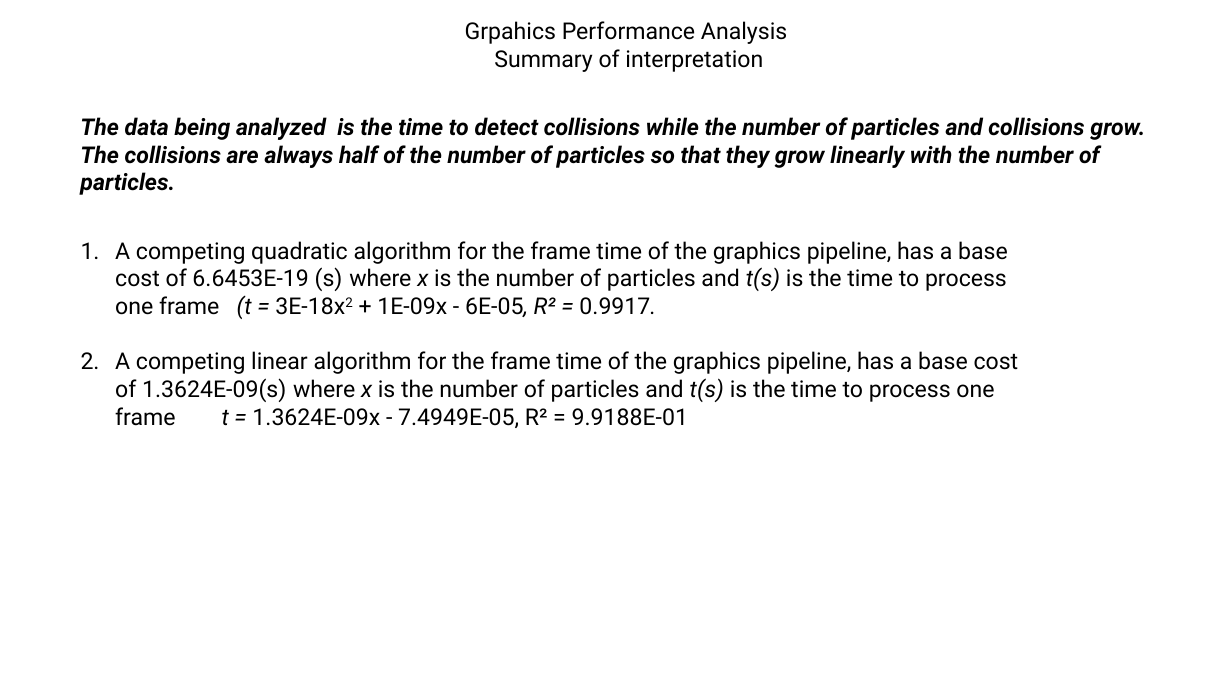
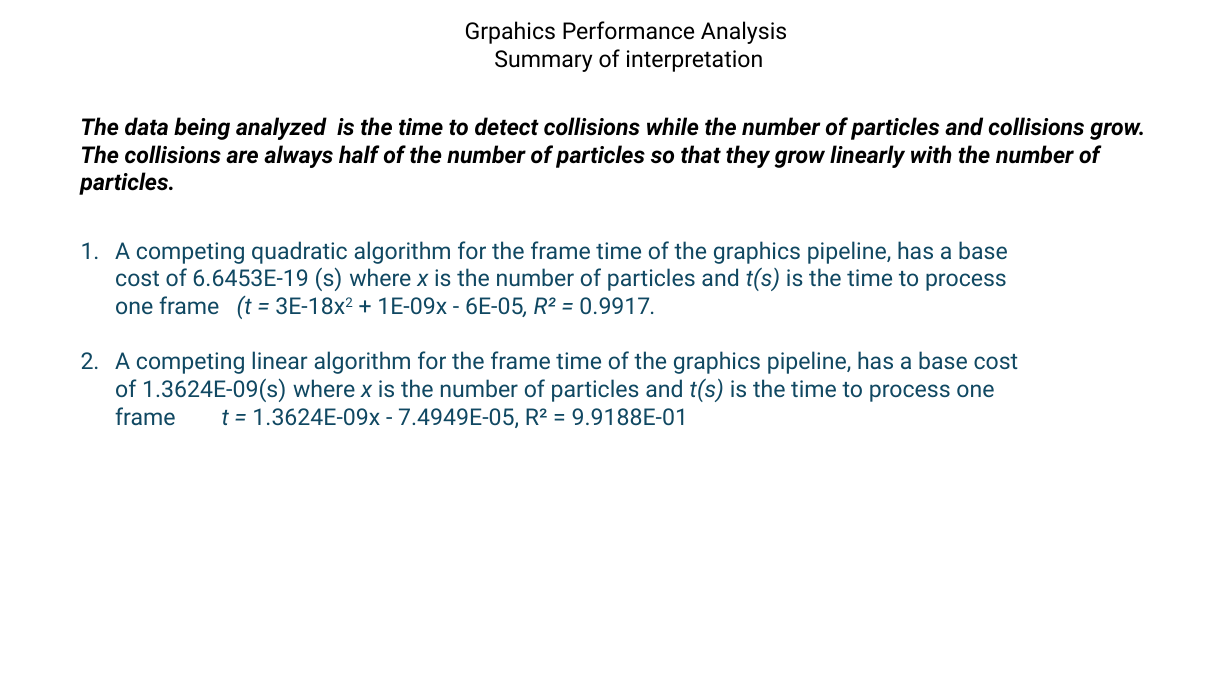
Before and after one commit to fieldparticle/gPCD, a slide deck: slide 6 of python/cfg_reports/worksheets/gPCD Data Anaylisis.pptx. Drawn at 1232x693 pixels with LibreOffice and Linux fonts; fonts in the diff are those of the drawing. Boxes give left, top, right and bottom in pixels: in the first picture for what was removed or moved away, otherwise in the second. Text is boxed around its words. In the diff, an @@ line names an element or a change of style, - is before the commit and + after.

```diff
--- a/python/cfg_reports/worksheets/gPCD Data Anaylisis.pptx
+++ b/python/cfg_reports/worksheets/gPCD Data Anaylisis.pptx
@@ text "A competing quadratic algorithm for ..." at <box>115,241,1019,428</box>: text colour #000000 to #104862 @@
```
Also in this commit, not shown: 5 other slides changed, 2 slides added, 37 other files.
